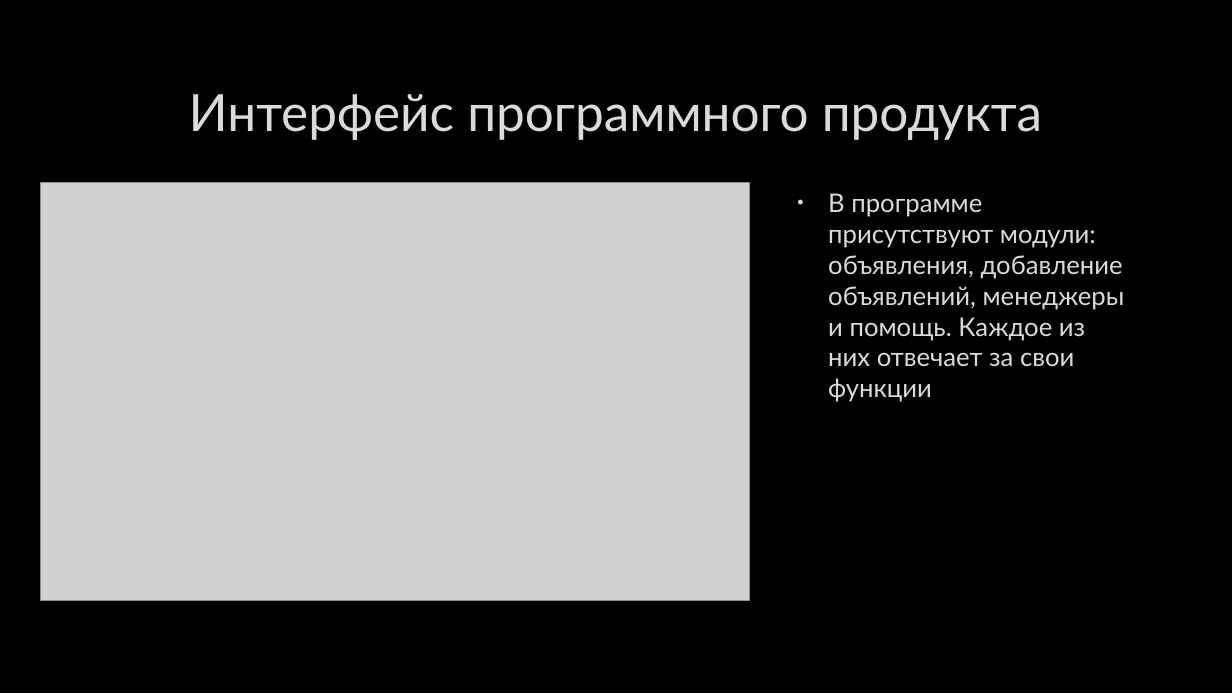
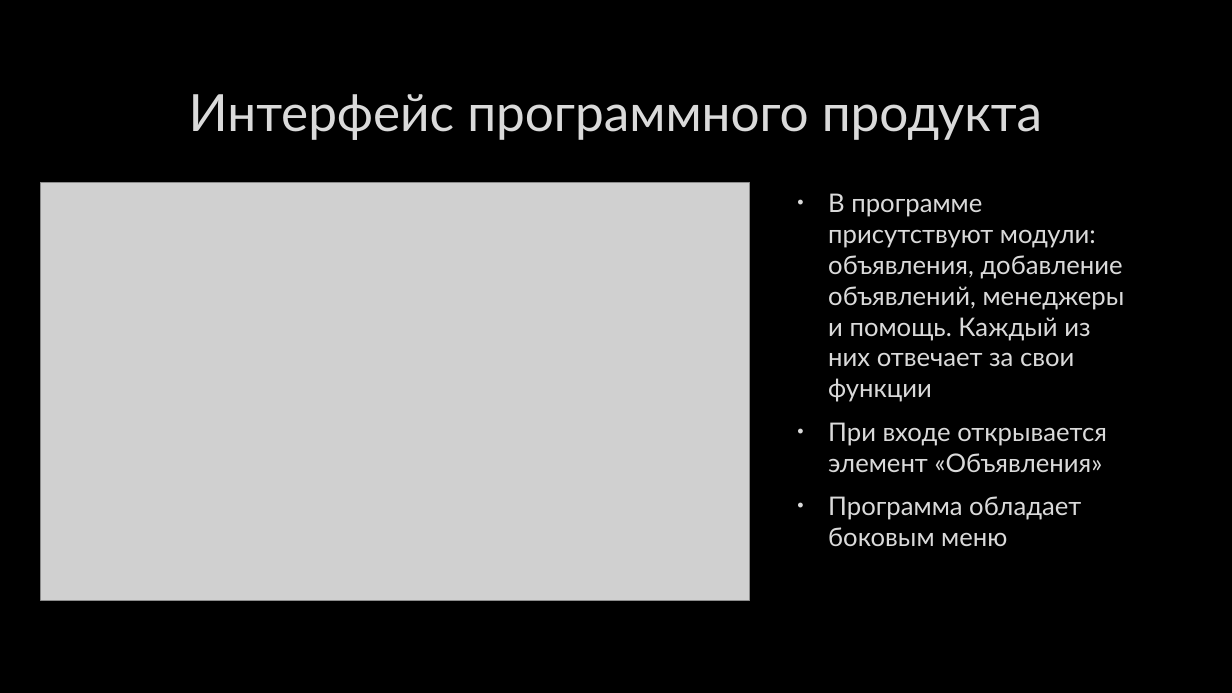
Before and after one commit to PifagoRChik/agency, a slide deck: slide 8 of ПРЕЗЕНТАЦИЯ НА КУРСОВУЮ.pptx. Drawn at 1232x693 pixels with LibreOffice and Linux fonts; fonts in the diff are those of the drawing; grey boxes stand for pictures; background and template pictures are left out. Boxes give left, top, right and bottom in pixels: in the first picture for what was removed or moved away, otherwise in the second. Text is boxed around its words. In the diff, an @@ line names an element or a change of style, - is before the commit and + after.

```diff
--- a/ПРЕЗЕНТАЦИЯ НА КУРСОВУЮ.pptx
+++ b/ПРЕЗЕНТАЦИЯ НА КУРСОВУЮ.pptx
@@ text at (x1=828, y1=193, x2=1125, y2=546): text changed @@
-• В программе присутствуют модули: объявления, добавление объявлений, менеджеры и помощь. Каждое из них отвечает за свои функции
+• В программе присутствуют модули: объявления, добавление объявлений, менеджеры и помощь. Каждый из них отвечает за свои функции
+• При входе открывается элемент «Объявления»
+• Программа обладает боковым меню
```
Also in this commit, not shown: 1 other slide changed, 3 slides added.
